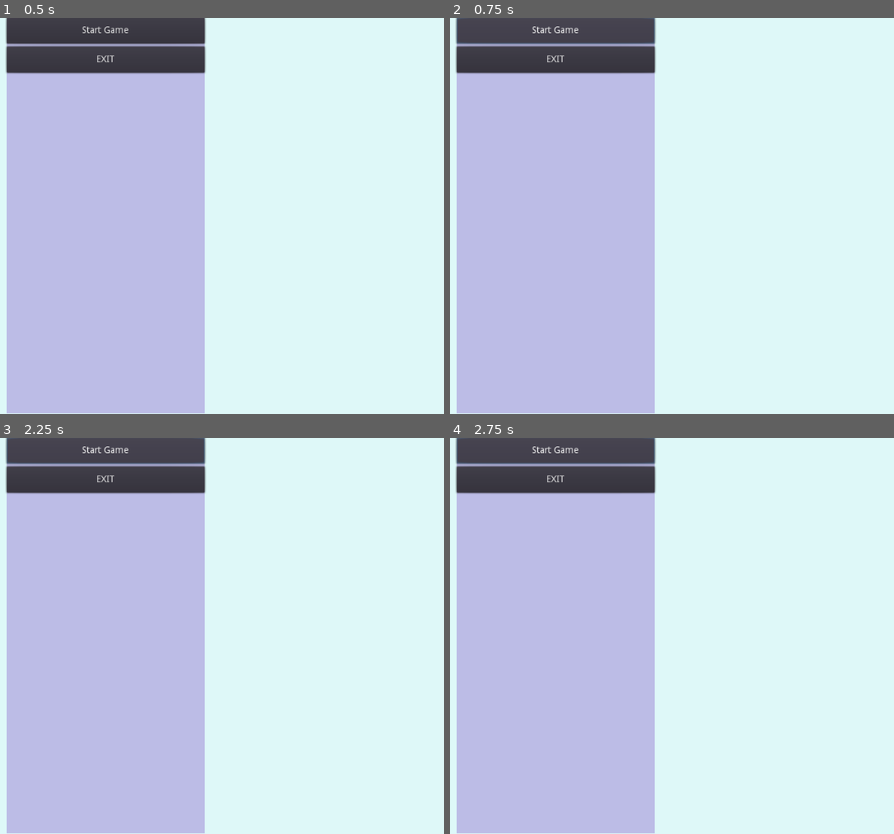
Above: before the commit, frames 1-4 (two rows, left to right).
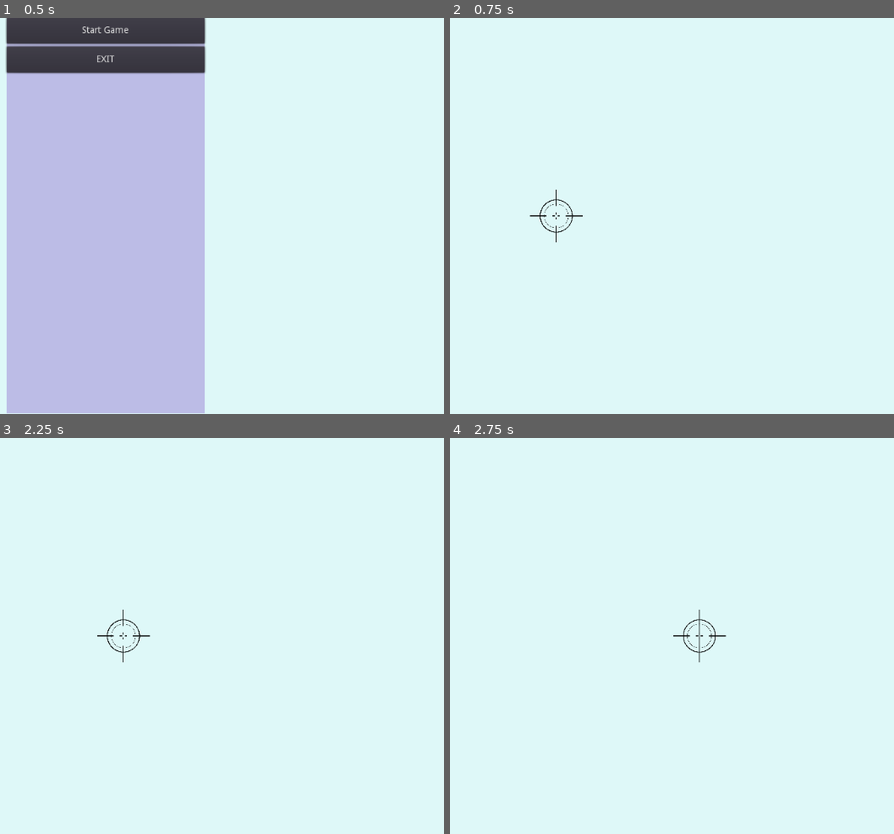
Above: after the commit, the same moments.

Repository: matekagan/covid_nukem
Game: Godot game, scene res://main_menu.tscn
The game is run twice, just before and just after one commit, with the same random seed, the same clock (stepped at 60 frames per second) and the same inputs.
Inputs (mouse positions are in pixels of both pictures, inside the frame that each line leads up to):
- Up to frame 1 (0.5 s): no input
- Up to frame 2 (0.75 s): click "Start Game" at 0.5 s
- Up to frame 3 (2.25 s): click (106, 449) at 1.25 s, where only the run before the commit has a clickable "Start Game"; tap Enter at 2 s; hold Right (ui_right) from 2.03 s (still down)
- Up to frame 4 (2.75 s): keep holding Right (ui_right)

Frame 1 is identical in both runs. In frame 2, 45% of the frame differs, in the area x 1-47%, y 0-100%; in frame 3, 45%; in frame 4, 45%, in the area x 1-63%, y 0-100%.

Commit message:
Added basic keyboard player movement

Diff:
--- /dev/null
+++ b/Covid_Nukem/game.tscn
@@ -0,0 +1,8 @@
+[gd_scene load_steps=2 format=2]
+
+[ext_resource path="res://player.tscn" type="PackedScene" id=1]
+
+[node name="game" type="Node2D"]
+
+[node name="player" parent="." instance=ExtResource( 1 )]
+position = Vector2( 292.956, 269.371 )
--- a/Covid_Nukem/main_menu.gd
+++ b/Covid_Nukem/main_menu.gd
@@ -1,7 +1,13 @@
 extends Control
+
+var level = preload("res://game.tscn")
 
 func _ready():
 	$HBox/MainContainer/VBox/Exit.connect("button_down", self ,"_exit")
+	$HBox/MainContainer/VBox/Start.connect("button_down", self, "_start")
 
 func _exit():
 	get_tree().quit()
+
+func _start():
+	get_tree().change_scene_to(level)
--- /dev/null
+++ b/Covid_Nukem/player.gd
@@ -0,0 +1,44 @@
+extends Node2D
+
+export var speed := 20.0
+export var max_speed := 400
+
+var velocity := Vector2(0.0, 0.0)
+var size = 40
+
+# Called when the node enters the scene tree for the first time.
+func _ready():
+	position = Vector2(
+		get_viewport_rect().size.x * 0.5,
+		get_viewport_rect().size.y * 0.5
+	)
+
+func _process(delta):
+	if handle_input():
+		velocity -= velocity * 20.0 * delta
+	velocity.x = min( abs(velocity.x), max_speed ) * sign( velocity.x )
+	velocity.y = min( abs(velocity.y), max_speed ) * sign( velocity.y )
+	position += velocity * delta
+	position.y = clamp(position.y, 0, get_viewport_rect().size.y)
+	position.x = clamp(position.x, 0, get_viewport_rect().size.x)
+
+func handle_input():
+	var key_pressed = false
+	if Input.is_action_pressed("ui_cancel"):
+		exit()
+	if Input.is_action_pressed("ui_left"):
+		velocity.x -= speed
+		key_pressed = true
+	if Input.is_action_pressed("ui_right"):
+		velocity.x += speed
+		key_pressed = true
+	if Input.is_action_pressed("ui_up"):
+		velocity.y -= speed
+		key_pressed = true
+	if Input.is_action_pressed("ui_down"):
+		velocity.y += speed
+		key_pressed = true
+	return !key_pressed
+
+func exit():
+	get_tree().quit()
--- /dev/null
+++ b/Covid_Nukem/player.tscn
@@ -0,0 +1,16 @@
+[gd_scene load_steps=3 format=2]
+
+[ext_resource path="res://player.gd" type="Script" id=1]
+[ext_resource path="res://sprites/crosshair.png" type="Texture" id=2]
+
+[node name="player" type="Node2D"]
+position = Vector2( 112, 30 )
+script = ExtResource( 1 )
+
+[node name="Sprite" type="Sprite" parent="."]
+position = Vector2( 0.857422, 0 )
+scale = Vector2( 0.1, 0.1 )
+texture = ExtResource( 2 )
+__meta__ = {
+"_edit_lock_": true
+}
--- a/Covid_Nukem/project.godot
+++ b/Covid_Nukem/project.godot
@@ -19,6 +19,11 @@
 run/main_scene="res://main_menu.tscn"
 config/icon="res://icon.png"
 
+[debug]
+
+settings/fps/force_fps=60
+settings/stdout/print_fps=true
+
 [rendering]
 
 environment/default_clear_color=Color( 0.87451, 0.976471, 0.976471, 1 )
Binary file added: Covid_Nukem/sprites/crosshair.png
Not shown, added: Covid_Nukem/sprites/crosshair.png.import
